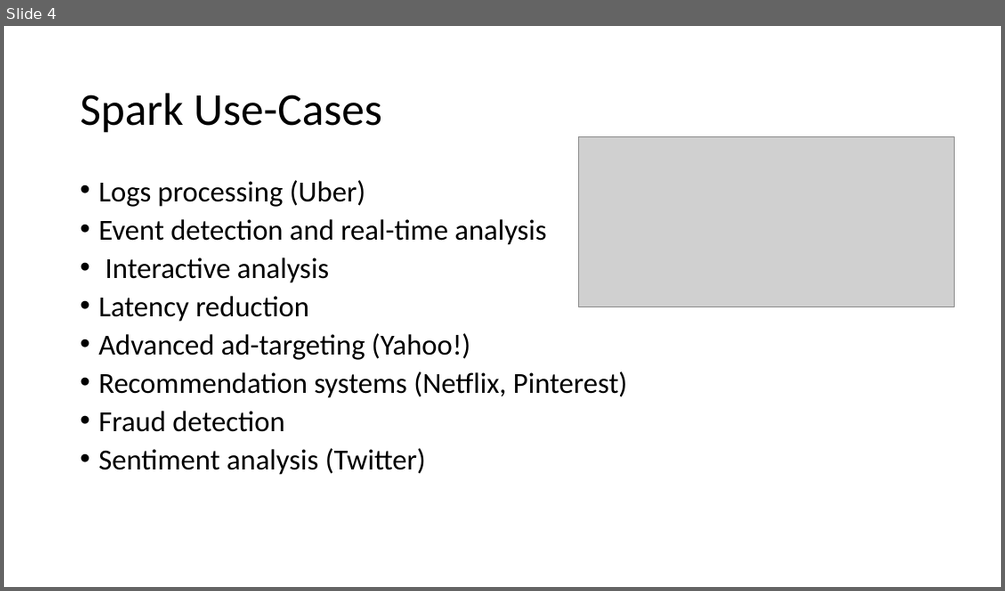
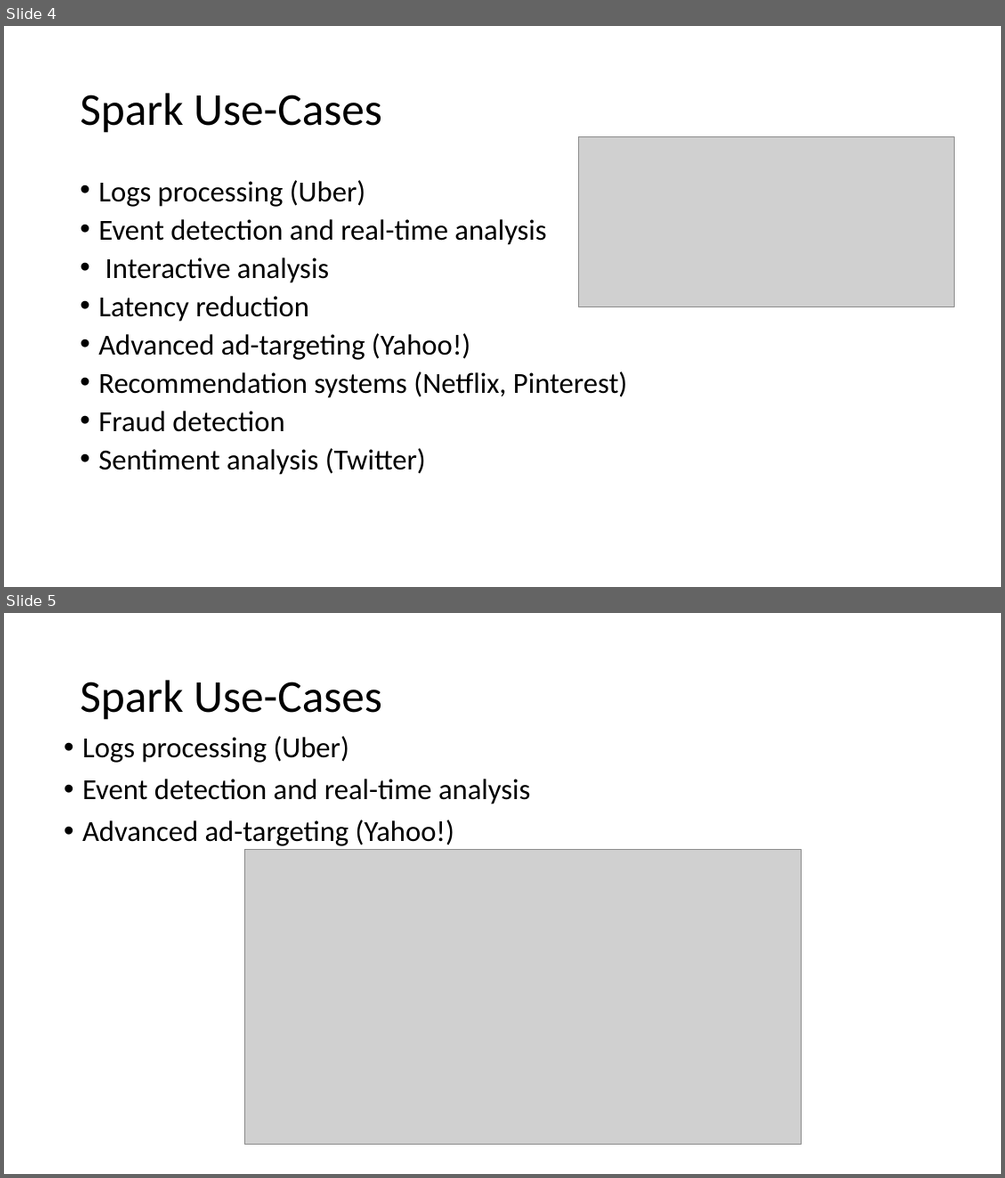
Before and after one commit to tomaztk/workshop-spark-data-engineers, a slide deck: Modules_PPT.pptx. Shown one above the other, each under a label of ours: slide 4 before the commit, slides 4 and 5 after it. The pictures are 1005x591 and 1005x1178 pixels, drawn with LibreOffice and Linux fonts; fonts in the diff are those of the drawing; grey boxes stand for pictures. Boxes give left, top, right and bottom in pixels: in the first picture for what was removed or moved away, otherwise in the second. Text is boxed around its words. In the diff, an @@ line names an element or a change of style, - is before the commit and + after.

```diff
--- a/Modules_PPT.pptx
+++ b/Modules_PPT.pptx
@@ slide 5 added at <box>4,613,1001,1174</box>, background #FFFFFF @@
@@ title added at <box>80,680,382,720</box>, 44 pt, text #000000 @@
+Spark Use-Cases
@@ text added at <box>82,736,530,846</box>, 28 pt, text #000000 @@
+• Logs processing (Uber)
+• Event detection and real-time analysis
+• Advanced ad-targeting (Yahoo!)
@@ picture added at <box>244,850,801,1144</box> @@
```
Also in this commit, not shown: 5 other slides added.
